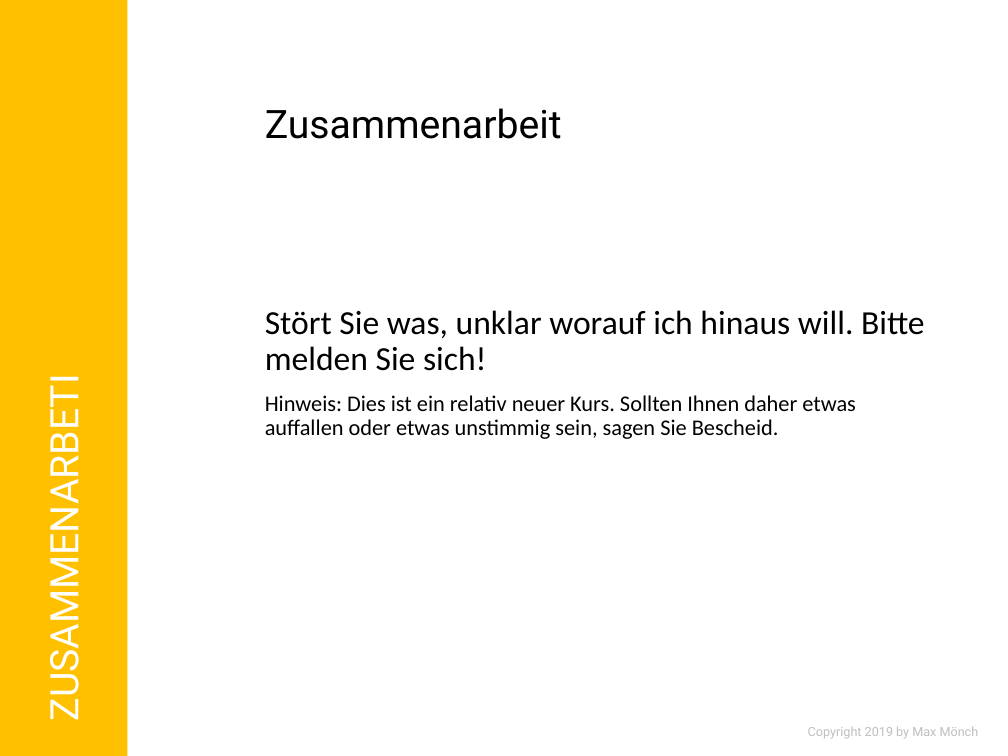
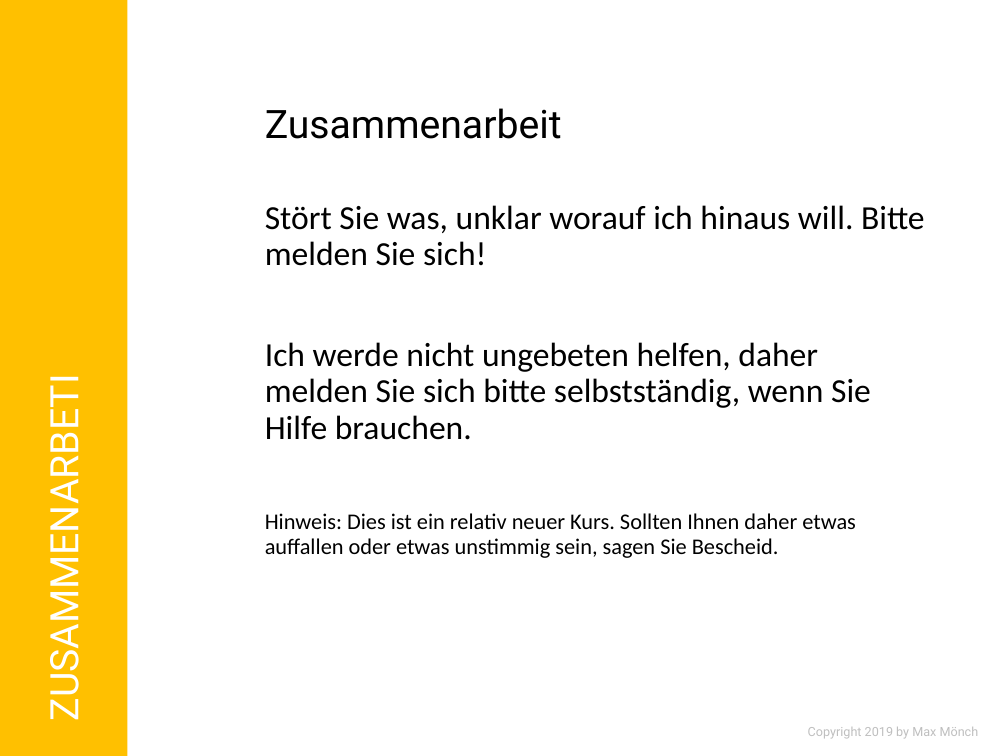
Before and after one commit to MonksterFX/pandas-basic, a slide deck: slide 10 of praesentation/pandas-basic.pptx (slide 9 before the commit). Drawn at 1008x756 pixels with LibreOffice and Linux fonts; fonts in the diff are those of the drawing; background and template pictures are left out. Boxes give left, top, right and bottom in pixels: in the first picture for what was removed or moved away, otherwise in the second. Text is boxed around its words. In the diff, an @@ line names an element or a change of style, - is before the commit and + after.

```diff
--- a/praesentation/pandas-basic.pptx
+++ b/praesentation/pandas-basic.pptx
@@ text at [265, 342, 871, 440]: paragraph added @@
+Ich werde nicht ungebeten helfen, daher melden Sie sich bitte selbstständig, wenn Sie Hilfe brauchen.
```
Also in this commit, not shown: 2 other slides changed, 10 slides added, 11 other files.
